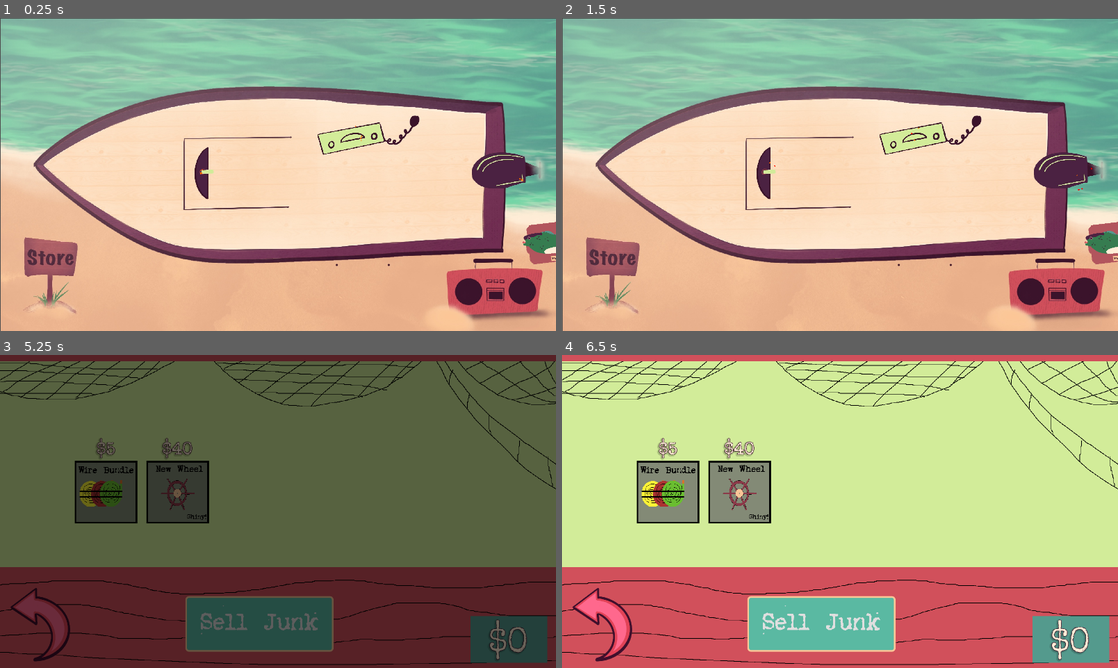
Above: before the commit, frames 1-4 (two rows, left to right).
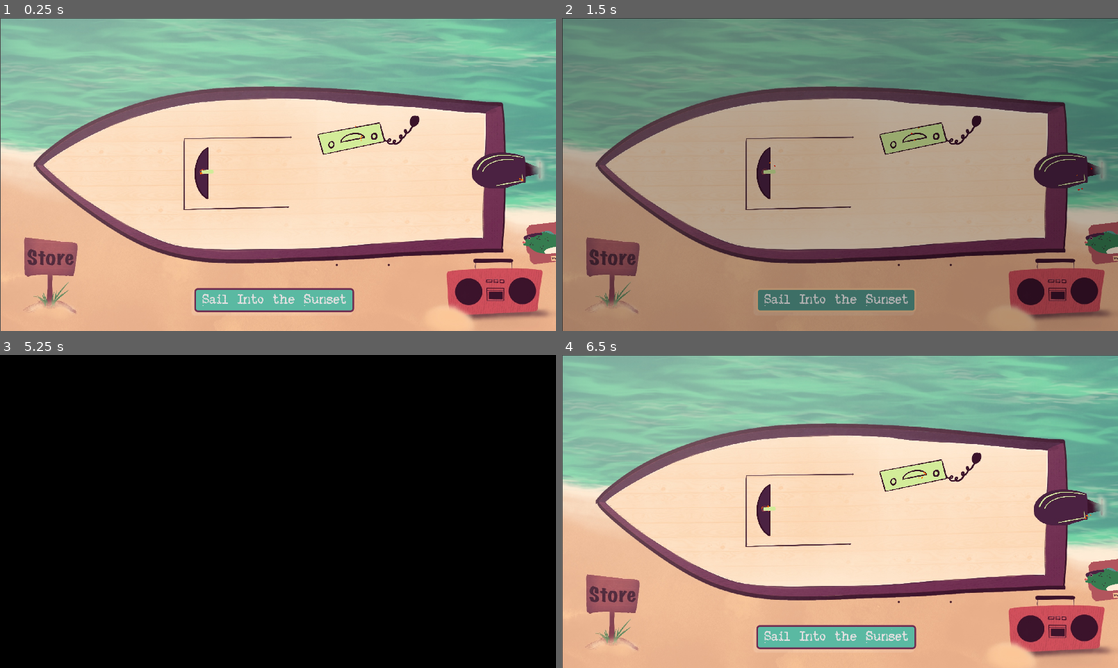
Above: after the commit, the same moments.

Repository: reggaebill/grandpa-s-boat
Game: Godot game, scene res://Scenes/Boat Overview.tscn
The game is run twice, just before and just after one commit, with the same random seed, the same clock (stepped at 60 frames per second) and the same inputs.
Inputs (mouse positions are in pixels of both pictures, inside the frame that each line leads up to):
- Up to frame 1 (0.25 s): no input
- Up to frame 2 (1.5 s): click (1056, 287) at 0.5 s; click (834, 299) at 1.25 s, where only the run after the commit has a clickable "Sail Into the Sunset"
- Up to frame 3 (5.25 s): click (500, 508) at 2 s; click (33, 627) at 2.77 s; click (38, 624) at 3.52 s; click (38, 624) at 4.27 s; click (105, 492) at 5.02 s
- Up to frame 4 (6.5 s): click (739, 492) at 5.77 s

The runs differ from the first frame. In frame 1, 2.2% of the frame differs, in the area x 34-64%, y 86-94%; in frame 2, 96%; in frame 3, 98%, in the area x 0-100%, y 0-100%; in frame 4, 97%.

Commit message:
End Scene Works

Diff:
--- a/Scenes/Boat Overview.tscn
+++ b/Scenes/Boat Overview.tscn
@@ -8,8 +8,12 @@
 [ext_resource type="Shader" uid="uid://b6bikedpbovig" path="res://Shaders/new_shader.gdshader" id="7_3uoi3"]
 [ext_resource type="Texture2D" uid="uid://ck5a6tdaf8fdb" path="res://Assets/Cabin/WheelSprite.png" id="7_omv04"]
 [ext_resource type="Script" uid="uid://cmjjl25fltlcv" path="res://Scripts/boombox.gd" id="9_x1ki7"]
+[ext_resource type="Theme" uid="uid://d4mslk06tm77e" path="res://Themes/MainMenuButtonTheme.tres" id="11_incph"]
 [ext_resource type="PackedScene" uid="uid://dxd0fo48xh51e" path="res://Scenes/pause_menu.tscn" id="11_x1ki7"]
+[ext_resource type="StyleBox" uid="uid://dswlao14uquso" path="res://Themes/MainMenuButtonStyleNormal.tres" id="12_ia3ng"]
+[ext_resource type="StyleBox" uid="uid://balf24c77qpm0" path="res://Themes/MainMenuButtonStylePressed.tres" id="13_1dgbg"]
 [ext_resource type="PackedScene" uid="uid://ctno3ic58ue52" path="res://Scenes/journal.tscn" id="13_icp3h"]
+[ext_resource type="StyleBox" uid="uid://cme33scadn1v2" path="res://Themes/MainMenuButtonStyleHover.tres" id="14_u54if"]
 
 [sub_resource type="Gradient" id="Gradient_utpnu"]
 offsets = PackedFloat32Array(0.7302632, 1)
@@ -249,6 +253,24 @@
 [node name="Journal" parent="Journal" unique_id=1598133641 instance=ExtResource("13_icp3h")]
 visible = false
 
+[node name="EndGameButton" type="Button" parent="." unique_id=1585934702]
+anchors_preset = 7
+anchor_left = 0.5
+anchor_top = 1.0
+anchor_right = 0.5
+anchor_bottom = 1.0
+offset_left = 671.0
+offset_top = 932.0
+offset_right = 1223.0
+offset_bottom = 1015.0
+grow_horizontal = 2
+grow_vertical = 0
+theme = ExtResource("11_incph")
+theme_override_styles/normal = ExtResource("12_ia3ng")
+theme_override_styles/pressed = ExtResource("13_1dgbg")
+theme_override_styles/hover = ExtResource("14_u54if")
+text = "Sail Into the Sunset"
+
 [connection signal="pressed" from="Collectible/BigMouthBilly" to="." method="_on_big_mouth_billy_pressed"]
 [connection signal="pressed" from="Interactives/Hull" to="." method="_on_hull_pressed"]
 [connection signal="pressed" from="Interactives/Engine" to="." method="_on_engine_pressed"]
@@ -256,3 +278,4 @@
 [connection signal="pressed" from="Interactives/Cabin" to="." method="_on_cabin_pressed"]
 [connection signal="pressed" from="Interactives/StoreSign" to="." method="_on_store_sign_pressed"]
 [connection signal="button_down" from="Interactives/Boombox/Button" to="Interactives/Boombox" method="_on_button_button_down"]
+[connection signal="pressed" from="EndGameButton" to="." method="_on_end_game_button_pressed"]
--- a/Scenes/end_scene.tscn
+++ b/Scenes/end_scene.tscn
@@ -1,9 +1,34 @@
-[gd_scene format=3 uid="uid://blpa2yawg7igt"]
+[gd_scene format=3 uid="uid://c5ytu3g0g5od4"]
 
 [ext_resource type="Texture2D" uid="uid://dwllfmahuoxtr" path="res://Assets/Scene Art/end scene.jpeg" id="1_5pkqa"]
+[ext_resource type="Script" uid="uid://bkoe316abvfr" path="res://Scripts/end_scene.gd" id="1_20ln8"]
+[ext_resource type="Theme" uid="uid://d4mslk06tm77e" path="res://Themes/MainMenuButtonTheme.tres" id="3_foadp"]
+[ext_resource type="StyleBox" uid="uid://dswlao14uquso" path="res://Themes/MainMenuButtonStyleNormal.tres" id="4_xom27"]
+[ext_resource type="StyleBox" uid="uid://balf24c77qpm0" path="res://Themes/MainMenuButtonStylePressed.tres" id="5_kwb7v"]
+[ext_resource type="StyleBox" uid="uid://cme33scadn1v2" path="res://Themes/MainMenuButtonStyleHover.tres" id="6_f7vrb"]
 
 [node name="Main" type="Node2D" unique_id=1965805755]
+script = ExtResource("1_20ln8")
 
 [node name="Sprite2D" type="Sprite2D" parent="." unique_id=1740650378]
 position = Vector2(960, 540)
 texture = ExtResource("1_5pkqa")
+
+[node name="Button" type="Button" parent="." unique_id=15645881]
+anchors_preset = 7
+anchor_left = 0.5
+anchor_top = 1.0
+anchor_right = 0.5
+anchor_bottom = 1.0
+offset_left = 653.0
+offset_top = 914.0
+offset_right = 1287.0
+offset_bottom = 1062.0
+grow_horizontal = 2
+grow_vertical = 0
+theme = ExtResource("3_foadp")
+theme_override_colors/font_color = Color(0.9843137, 0.7764706, 0.5921569, 1)
+theme_override_styles/normal = ExtResource("4_xom27")
+theme_override_styles/pressed = ExtResource("5_kwb7v")
+theme_override_styles/hover = ExtResource("6_f7vrb")
+text = "End Game"
--- a/Scenes/intro_letter.tscn
+++ b/Scenes/intro_letter.tscn
@@ -163,6 +163,7 @@
 offset_right = 1903.0
 offset_bottom = 1060.0
 theme = ExtResource("3_mfqup")
+theme_override_colors/font_color = Color(0.9843137, 0.7764706, 0.5921569, 1)
 theme_override_styles/normal = ExtResource("4_a1meb")
 theme_override_styles/pressed = ExtResource("5_c7t3g")
 theme_override_styles/hover = ExtResource("6_pfobd")
--- a/Scripts/boat_overview.gd
+++ b/Scripts/boat_overview.gd
@@ -5,6 +5,7 @@
 @onready var engine_sparks: CPUParticles2D = $Sparks/EngineSparks
 @onready var wheel_sparks: CPUParticles2D = $Sparks/WheelSparks
 @onready var wheel_sprite: Sprite2D = $WheelSprite
+@onready var end_game_button: Button = $EndGameButton
 
 func _ready() -> void:
 	wheel_sprite.hide()
@@ -19,6 +20,8 @@
 	if State.wheelComplete:
 		wheel_sparks.hide()
 		wheel_sprite.show()
+	if State.wheelComplete and State.CB_Radio_complete and State.engineFixed:
+		end_game_button.show()
 
 # Called every frame. 'delta' is the elapsed time since the previous frame.
 func _process(_delta: float) -> void:
@@ -54,3 +57,9 @@
 	State.bassCollected = true
 	big_mouth_billy.hide()
 	sfx.play_sfx(sfx.collectible_get)
+
+
+
+func _on_end_game_button_pressed() -> void:
+	SceneTransition.change_scene("res://Scenes/end_scene.tscn")
+	sfx.play_sfx(sfx.engine_startup)
--- /dev/null
+++ b/Scripts/end_scene.gd
@@ -0,0 +1,4 @@
+extends Node2D
+
+func _ready() -> void:
+	await get_tree().create_timer(4.0).timeout
Not shown, added: Scripts/end_scene.gd.uid
